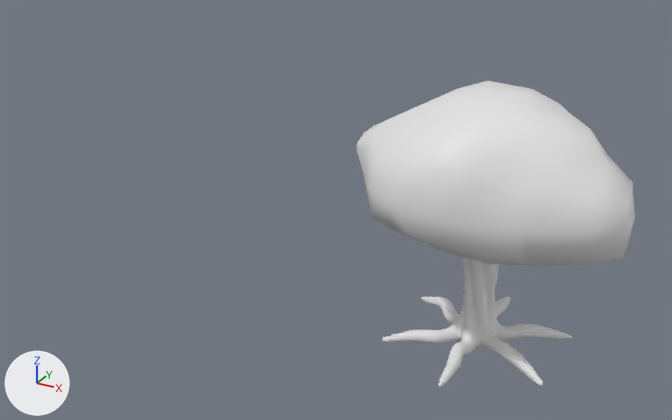
The Blender file bin/Data/Assets/tree.blend as it was, and as the next commit left it.
Both versions are drawn from a 50 mm camera at (15.7, -45.9, 29.0) aimed at (-10.2, 1.1, 5.5). Every picture has the same lights, and +X, +Y and +Z are marked at lower left.

Script lines for the objects in view, before the commit:
```python
me_circle = bpy.data.meshes.new('Circle')
me_circle.from_pydata(...)  # 8010 vertices, 8004 faces; spans x -6.27..6.2, y -6.02..6.21, z -0.47..12.22
me_circle.polygons.foreach_set('use_smooth', [True] * 8004)
me_mball = bpy.data.meshes.new('Mball')
me_mball.from_pydata(...)  # 130 vertices, 128 faces; spans x -7.7..8.3, y -6.5..8.2, z 6.7..15.0
me_mball.polygons.foreach_set('use_smooth', [True] * 128)
ob_treecrown = bpy.data.objects.new('TreeCrown', me_mball)
ob_treecrown.location = (0.0, 0.0, 0.0)
ob_treetrunk = bpy.data.objects.new('TreeTrunk', me_circle)
ob_treetrunk.location = (0.0, 0.0, 0.0)
```
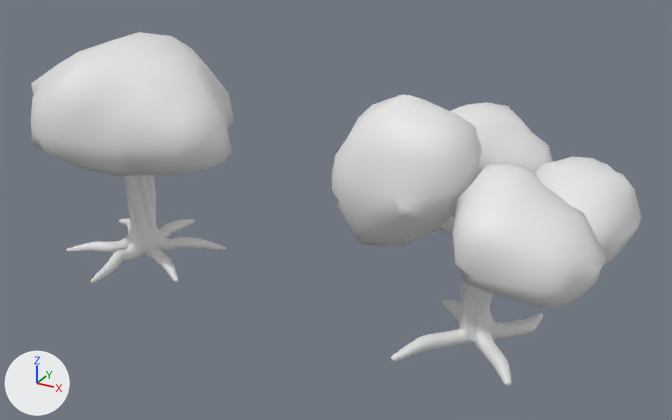
What differs and where, as boxes (x1, y1, x2, y2) in the pictures (672 x 420 px):
'TreeCrown', moved: before (357, 81, 635, 265); after (31, 32, 234, 176)
'Tree2Crown', added: after (332, 94, 642, 307)
'TreeTrunk', moved: before (382, 257, 573, 388); after (67, 175, 226, 284)
'Tree2Trunk', added: after (391, 212, 543, 386)

Edits to the bpy script that builds the scene:
```text
Add me_mball_001:
    me_mball_001.from_pydata(...)  # 448 vertices, 440 faces; spans x -8.2..8.0, y -7.2..8.9, z 5.1..14.6
    me_mball_001.polygons.foreach_set('use_smooth', [True] * 440)
Add me_plane_002:
    me_plane_002.from_pydata(...)  # 7564 vertices, 7562 faces; spans x -5.59..5.52, y -4.8..4.97, z -0.8..9.86
    me_plane_002.polygons.foreach_set('use_smooth', [True] * 7562)
Change ob_treetrunk:
    ob_treetrunk.location: (0.0, 0.0, 0.0) -> (-25.0, 0.0, 0.0)
Change ob_treecrown:
    ob_treecrown.location: (0.0, 0.0, 0.0) -> (-25.0, 0.0, 0.0)
Add ob_tree2crown:
    ob_tree2crown = bpy.data.objects.new('Tree2Crown', me_mball_001)
    ob_tree2crown.location = (0.0, 0.0, 0.0)
Add ob_tree2trunk:
    ob_tree2trunk = bpy.data.objects.new('Tree2Trunk', me_plane_002)
    ob_tree2trunk.location = (0.0, 0.0, 0.0)
```
